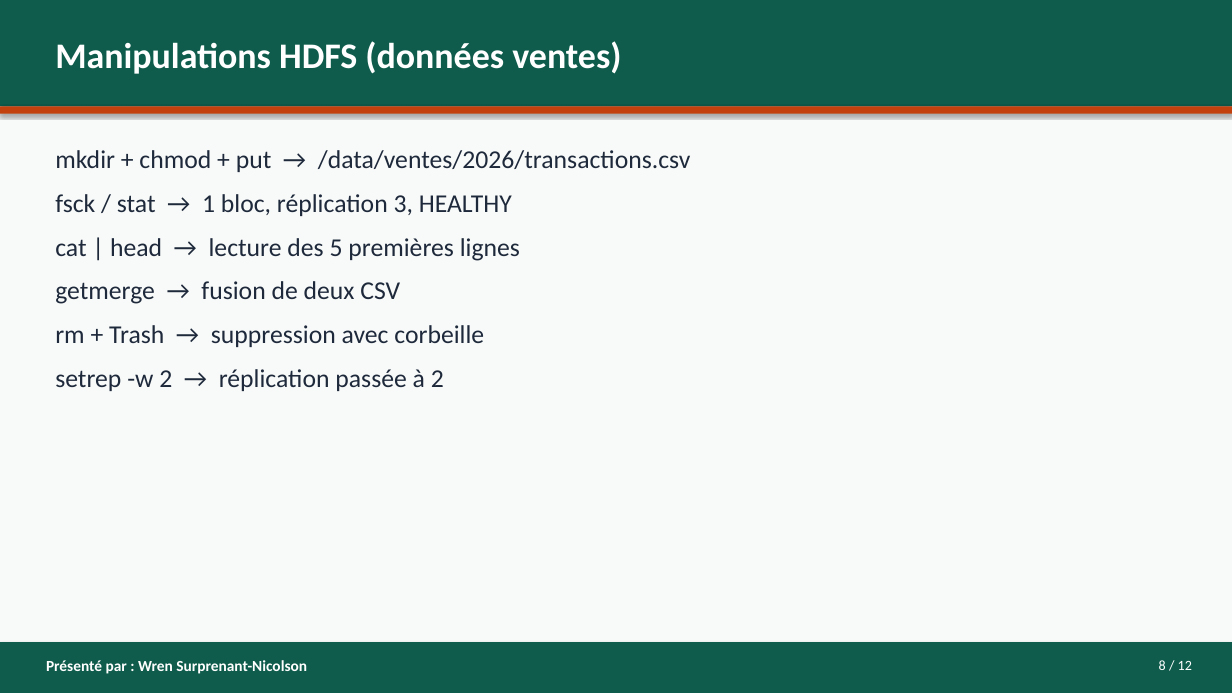
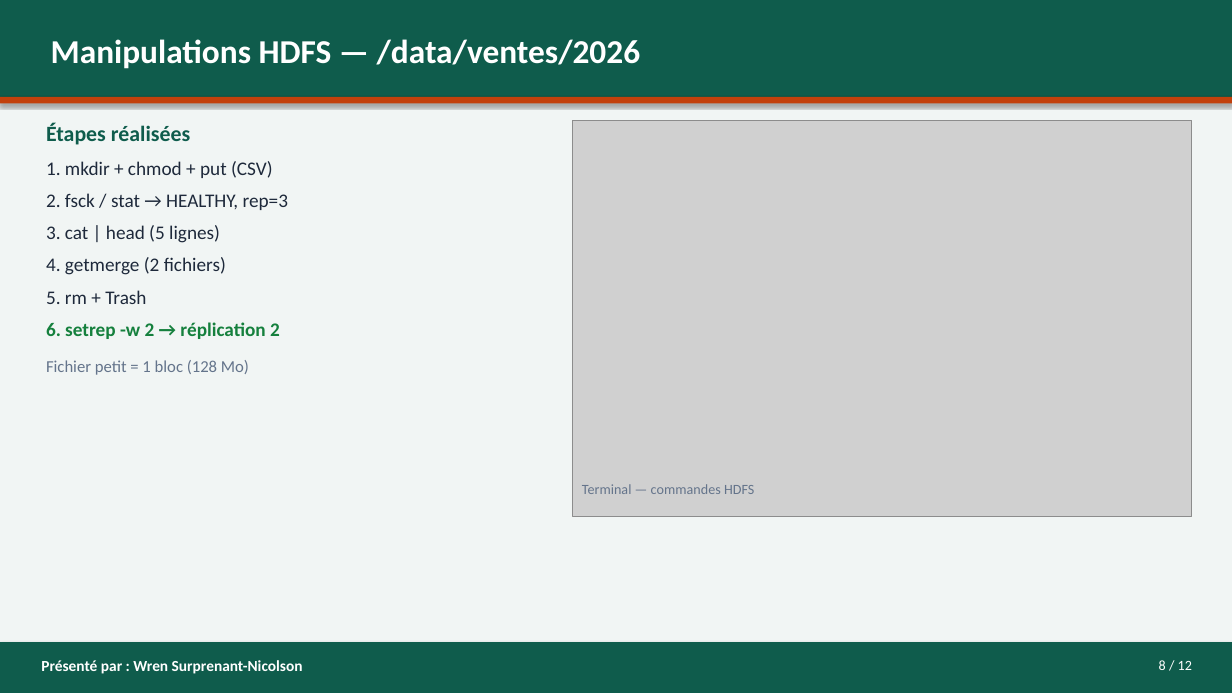
Before and after one commit to asinyopetro/Les_Hadoop_Riders_G4, a slide deck: slide 8 of presentation/PRESENTATION-G4-Les_Hadoop_Riders.pptx. Drawn at 1232x693 pixels with LibreOffice and Linux fonts; fonts in the diff are those of the drawing; grey boxes stand for pictures. Boxes give left, top, right and bottom in pixels: in the first picture for what was removed or moved away, otherwise in the second. Text is boxed around its words. In the diff, an @@ line names an element or a change of style, - is before the commit and + after.

Commit message:
Enrichir le PowerPoint avec captures, schemas et liens.

```diff
--- a/presentation/PRESENTATION-G4-Les_Hadoop_Riders.pptx
+++ b/presentation/PRESENTATION-G4-Les_Hadoop_Riders.pptx
@@ rectangle resized from (x1=0, y1=0, x2=1232, y2=106) to (x1=0, y1=0, x2=1232, y2=97) @@
@@ rectangle at (x1=0, y1=0, x2=1232, y2=693): fill #F8FAF9 to #F1F5F4 @@
@@ text at (x1=51, y1=39, x2=641, y2=69): text changed; size 28 to 26 pt @@
-Manipulations HDFS (données ventes)
+Manipulations HDFS — /data/ventes/2026
@@ rectangle moved from (x1=0, y1=106, x2=1232, y2=114) to (x1=0, y1=97, x2=1232, y2=104) @@
@@ text at (x1=46, y1=123, x2=288, y2=375): text changed; size 20 to 15 pt @@
-mkdir + chmod + put → /data/ventes/2026/transactions.csv
-fsck / stat → 1 bloc, réplication 3, HEALTHY
-cat | head → lecture des 5 premières lignes
-getmerge → fusion de deux CSV
-rm + Trash → suppression avec corbeille
-setrep -w 2 → réplication passée à 2
+Étapes réalisées
+1. mkdir + chmod + put (CSV)
+2. fsck / stat → HEALTHY, rep=3
+3. cat | head (5 lignes)
+4. getmerge (2 fichiers)
+5. rm + Trash
+6. setrep -w 2 → réplication 2
+Fichier petit = 1 bloc (128 Mo)
@@ picture added at (x1=573, y1=120, x2=1192, y2=517) @@
@@ text added at (x1=582, y1=484, x2=754, y2=494), 11 pt, text #64748B @@
+Terminal — commandes HDFS
@@ text "Présenté par : Wren Surprenant-Nicolson" moved from (x1=46, y1=660, x2=307, y2=674) to (x1=41, y1=660, x2=303, y2=674) @@
```
Also in this commit, not shown: 10 other slides changed, 1 slide added, 1 slide removed, 1 other file.
